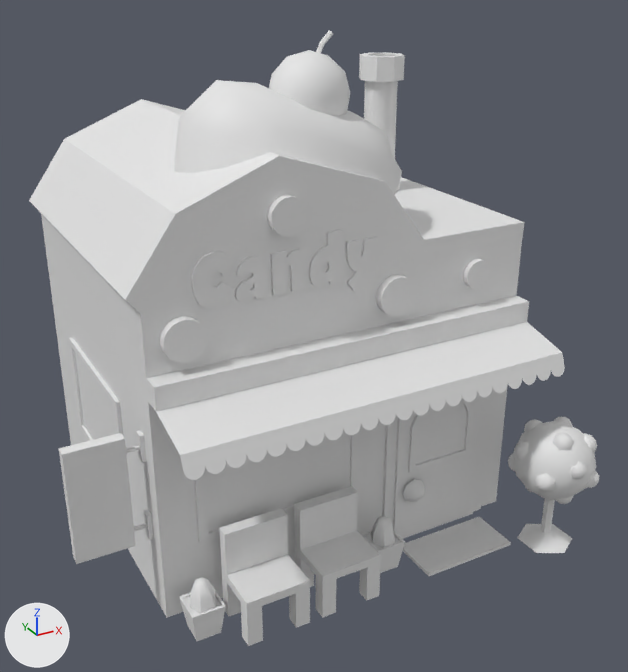
The FBX model Assets/Plugins/CartoonTown-LowPolyAssets/Models/Buildings/Shops/Candy_Shop.fbx as it was, and as the next commit left it.
One viewpoint serves both versions: a 50 mm lens placed at (-4.31, -9.3, 6.51), pointed at (0.17, -1.17, 2.44). The lights are fixed; the arrows at lower left show +X, +Y and +Z. The picture after the commit comes second. Where no turn or scale is listed for an object, it has been applied to the vertices.

The scene before the commit, as lines of its bpy script (objects in view):
```python
ob_candy_shop = bpy.data.objects.new('Candy_Shop', me_cube_014)
ob_candy_shop.location = (0.0, 0.0, 0.0)
ob_colorbubbles = bpy.data.objects.new('ColorBubbles', me_cube_000)
ob_colorbubbles.location = (2.36, -3.0, 0.0)
ob_cream = bpy.data.objects.new('Cream', me_cube_006)
ob_cream.location = (0.0, 0.0, 0.0)
ob_cylinder = bpy.data.objects.new('Cylinder', me_cylinder_005)
ob_cylinder.location = (1.75, 0.0, 3.83)
ob_sign = bpy.data.objects.new('Sign', me_cube_004)
ob_sign.location = (-2.3, -1.83, 1.5)
```
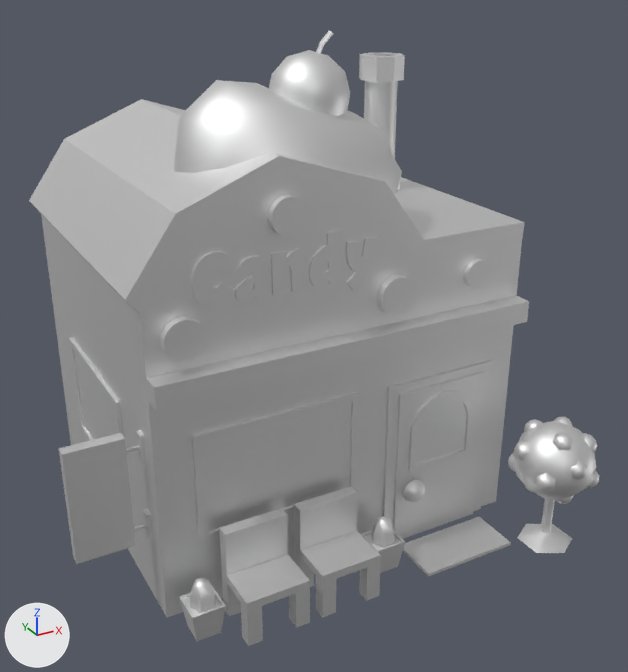
What the commit changed:
In material 'GlossyColors' (mat_glossycolors), metallic goes from 0.0 to 1.0.
In material 'Colors' (mat_colors), metallic goes from 0.0 to 1.0.
me_cube_014 is used by ob_candy_shop; location (0.0, 0.0, 0.0).
me_cube_014 had 1177 vertices, 587 faces and spanned x -2.28..2.39, y -3.02..1.83, z -0.01..5.39.
me_cube_014 now has 933 vertices, 543 faces and spans x -2.28..2.39, y -2.91..1.83, z -0.01..5.39.
Part 1, on me_cube_014:
244 vertices are removed from x -2.15..2.35, y -3.02..-2.92, z 2.22..2.46.
44 faces are deleted.

What differs and where, as boxes [x1, y1, x2, y2] in the pictures (628 x 672 px):
'Candy_Shop', surface changed, reshaped (7% narrower)
    before: [29, 52, 565, 646]
    after: [29, 52, 529, 646]
'Cream', surface changed
    both: [174, 31, 402, 195]
'Sign', surface changed
    both: [59, 430, 153, 564]
'ColorBubbles', surface changed
    both: [508, 417, 599, 553]
'Cylinder', surface changed
    both: [364, 81, 398, 159]
part 1 of me_cube_014, deleted
    before: [156, 322, 565, 480]
